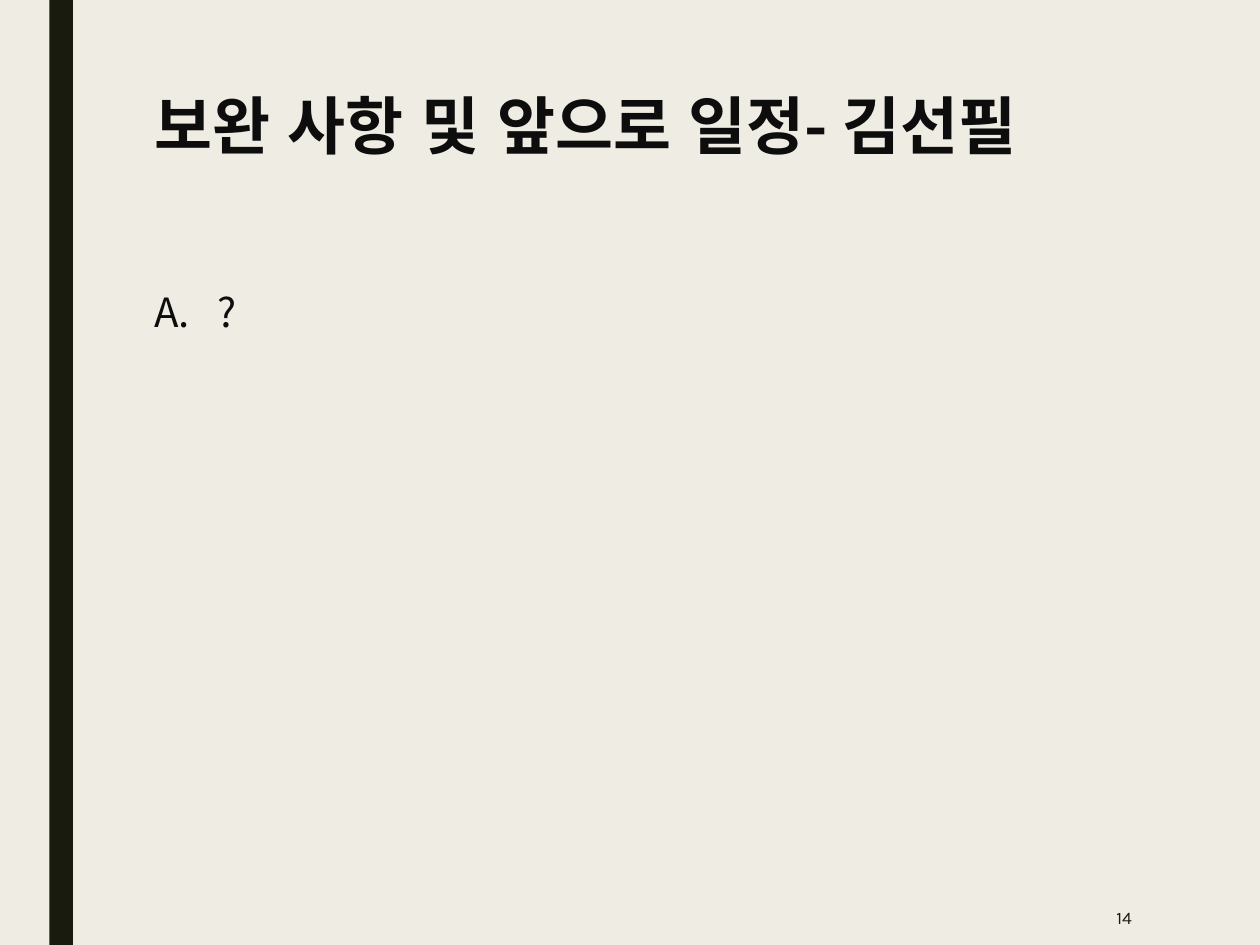
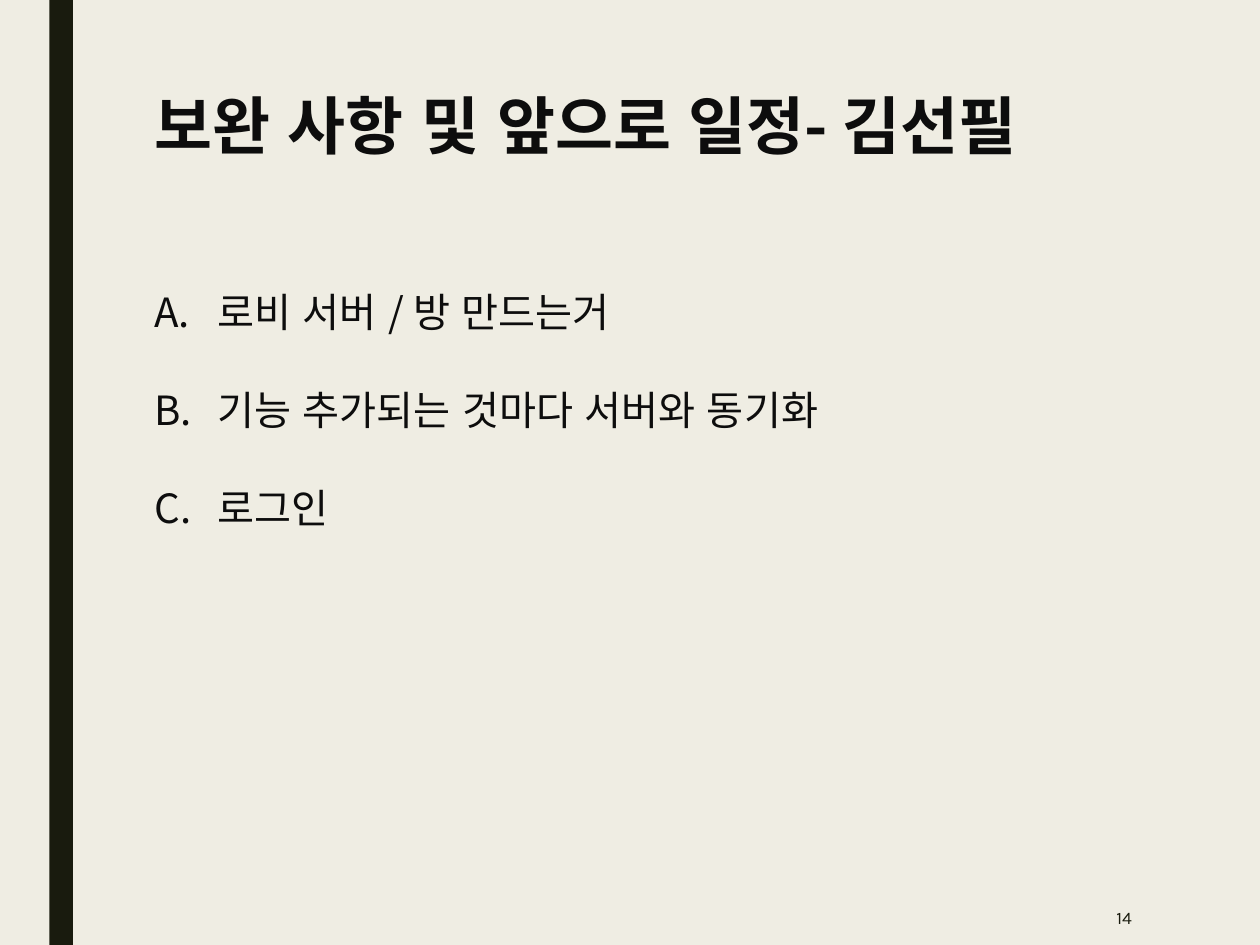
Before and after one commit to Kim2Kang/Documents, a slide deck: slide 14 of 제안서/발표용 제안서/중간/발표 이후 내부 회의용.pptx. Drawn at 1260x945 pixels with LibreOffice and Linux fonts; fonts in the diff are those of the drawing. Boxes give left, top, right and bottom in pixels: in the first picture for what was removed or moved away, otherwise in the second. Text is boxed around its words. In the diff, an @@ line names an element or a change of style, - is before the commit and + after.

Commit message:
내용 추가

```diff
--- a/제안서/발표용 제안서/중간/발표 이후 내부 회의용.pptx
+++ b/제안서/발표용 제안서/중간/발표 이후 내부 회의용.pptx
@@ text at <box>217,293,818,526</box>: text changed @@
-A. ?
+A. 로비 서버 / 방 만드는거
+B. 기능 추가되는 것마다 서버와 동기화
+C. 로그인
```
Also in this commit, not shown: 1 other file.
